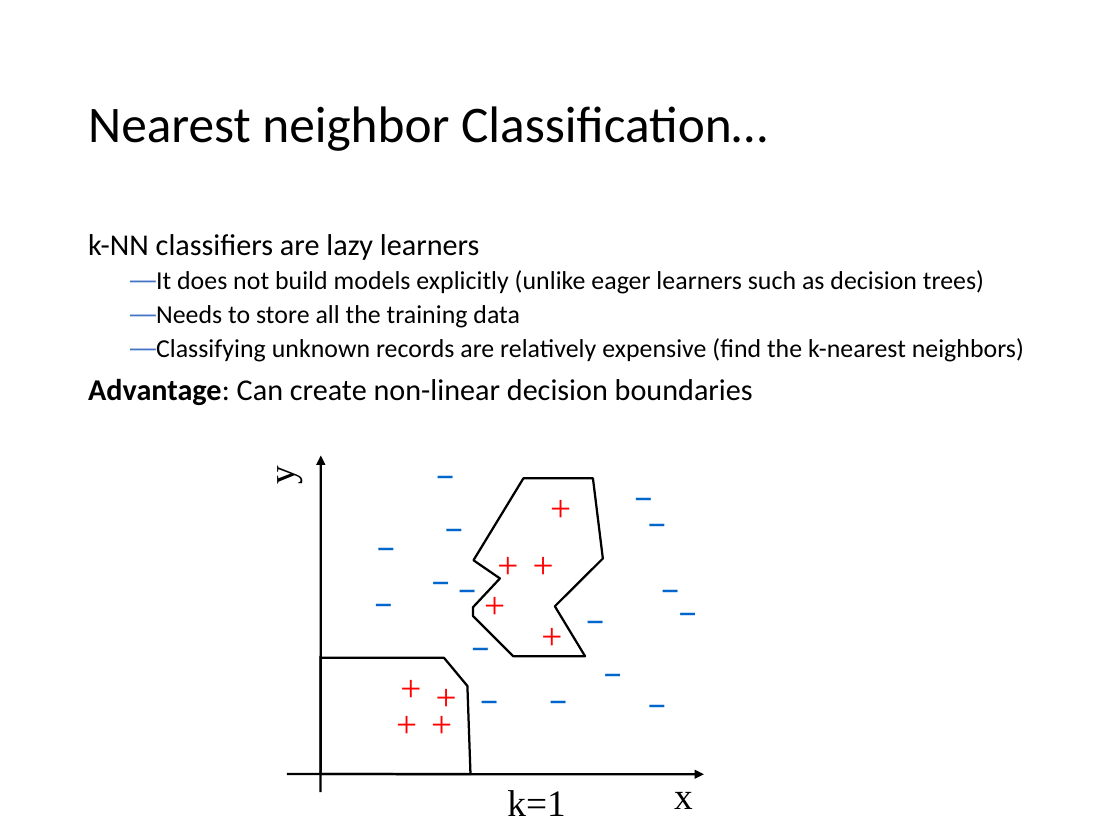
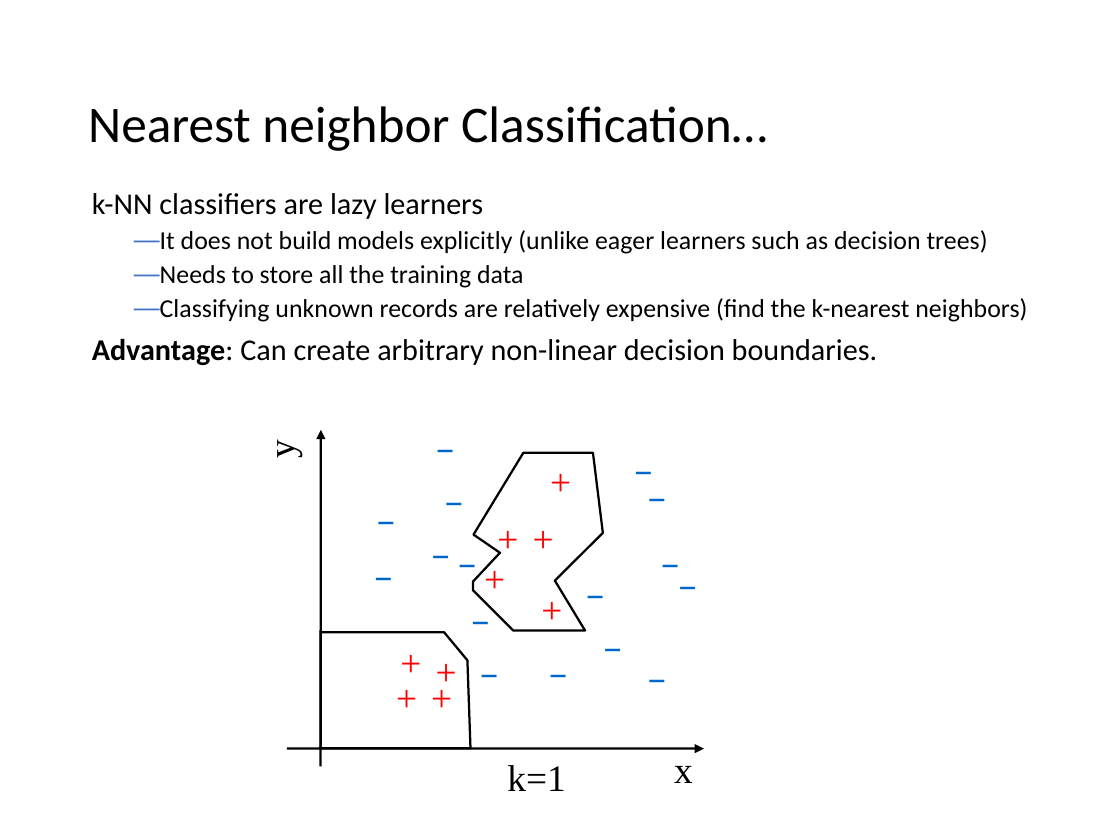
Before and after one commit to mhahsler/Introduction_to_Data_Mining_R_Examples, a slide deck: slide 37 of slides/chap4_alternative_classification.pptx (slide 38 before the commit). Drawn at 1120x840 pixels with LibreOffice and Linux fonts; fonts in the diff are those of the drawing. Boxes give left, top, right and bottom in pixels: in the first picture for what was removed or moved away, otherwise in the second. Text is boxed around its words. In the diff, an @@ line names an element or a change of style, - is before the commit and + after.

```diff
--- a/slides/chap4_alternative_classification.pptx
+++ b/slides/chap4_alternative_classification.pptx
@@ text "k-NN classifiers are lazy learners": place and size @@
-text "k-NN classifiers are lazy learners" at [88, 234, 1024, 405]
+text "k-NN classifiers are lazy learners" at [92, 193, 1027, 365]
@@ text at [92, 339, 878, 365]: text changed @@
-Advantage: Can create non-linear decision boundaries
+Advantage: Can create arbitrary non-linear decision boundaries.
@@ 28 texts, 2 freeform shapes, 2 arrows: place and size @@
-28 texts, 2 freeform shapes, 2 arrows at [261, 446, 720, 816]
+28 texts, 2 freeform shapes, 2 arrows at [261, 420, 720, 791]
```
Also in this commit, not shown: 10 other slides changed, 1 slide removed, 1 other file.
